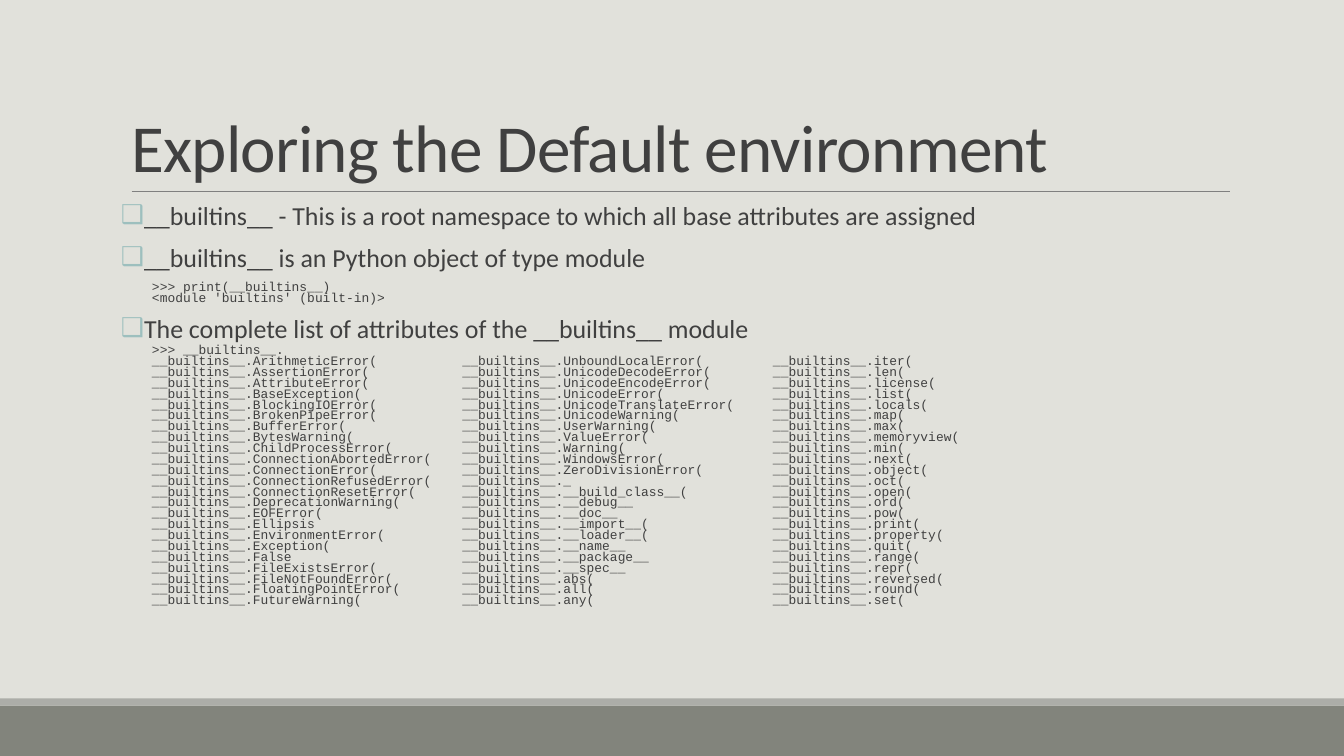
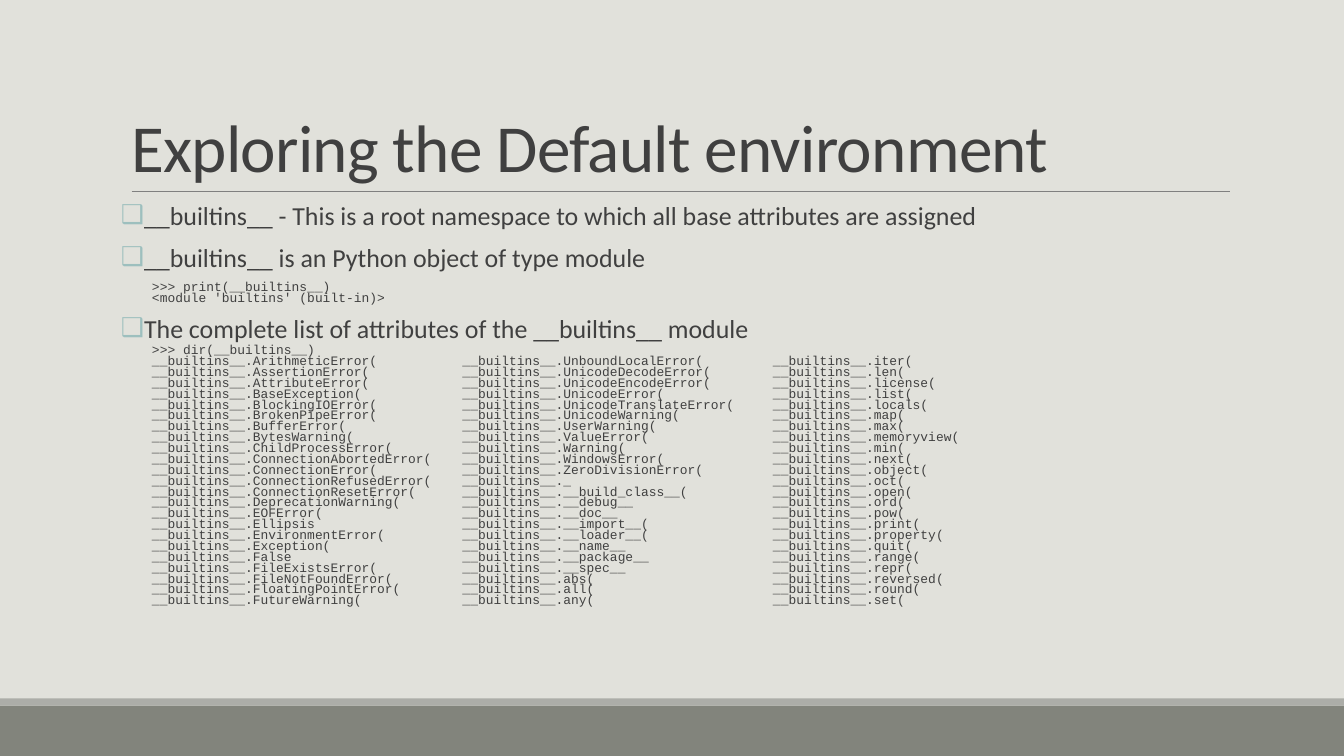
Before and after one commit to tslator/IntroToPython3, a slide deck: slide 22 of Introduction to Python 3.pptm (slide 23 before the commit). Drawn at 1344x756 pixels with LibreOffice and Linux fonts; fonts in the diff are those of the drawing. Boxes give left, top, right and bottom in pixels: in the first picture for what was removed or moved away, otherwise in the second. Text is boxed around its words. In the diff, an @@ line names an element or a change of style, - is before the commit and + after.

```diff
--- a/Introduction to Python 3.pptm
+++ b/Introduction to Python 3.pptm
@@ text at (x1=183, y1=345, x2=315, y2=359): text changed @@
->>> __builtins__.
+>>> dir(__builtins__)
```
Also in this commit, not shown: 20 other slides changed, 42 slides added, 1 slide removed, 15 other files.
